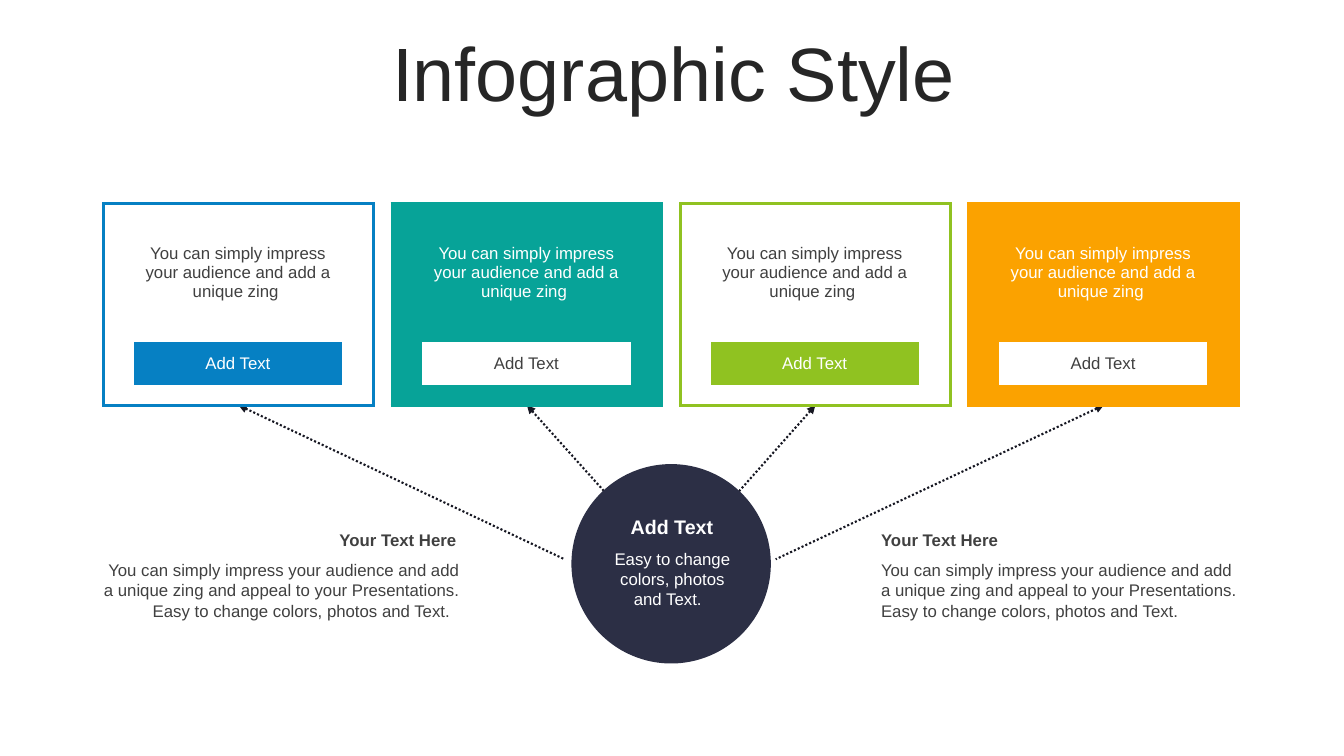
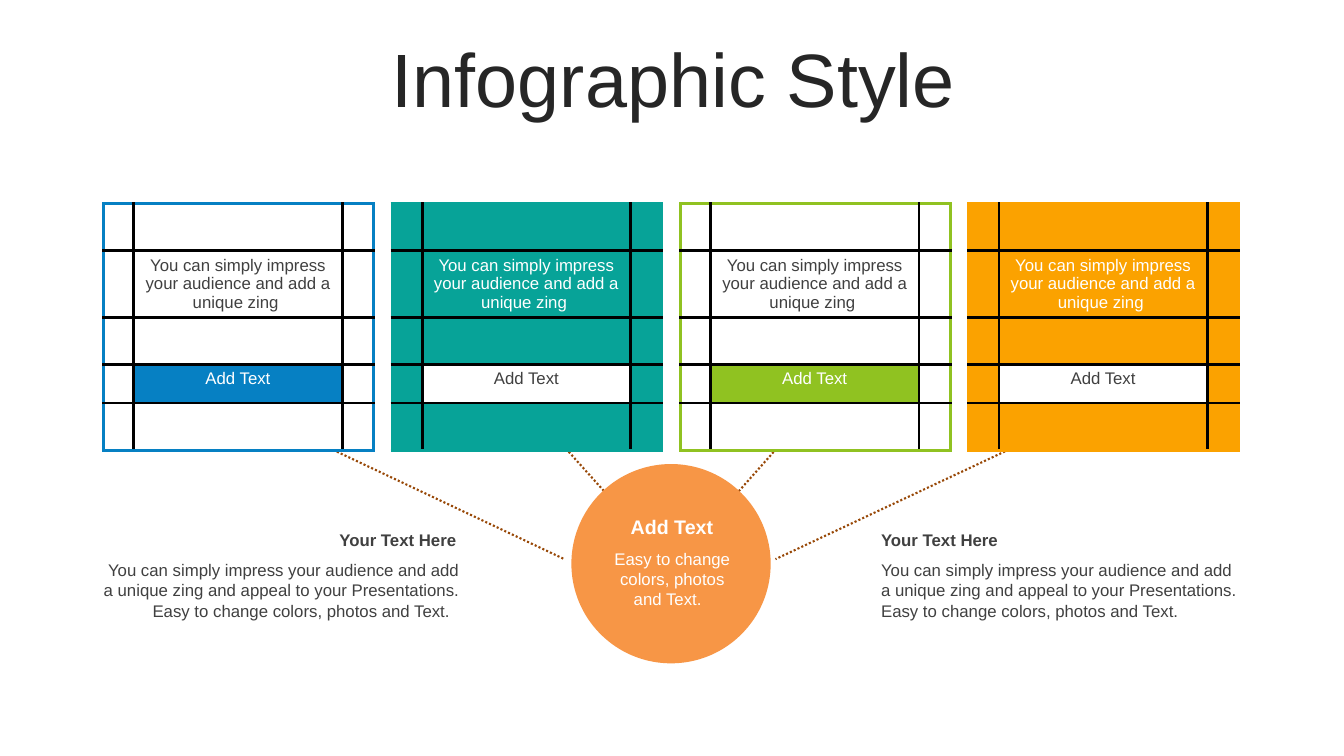
Before and after one commit to thanhlongvl/sportdemo, a slide deck: slide 34 of industry 4.0-Revolution-PowerPoint-Templates.pptx (slide 28 before the commit). Drawn at 1344x756 pixels with LibreOffice and Linux fonts; fonts in the diff are those of the drawing. Boxes give left, top, right and bottom in pixels: in the first picture for what was removed or moved away, otherwise in the second. Text is boxed around its words. In the diff, an @@ line names an element or a change of style, - is before the commit and + after.

```diff
--- a/industry 4.0-Revolution-PowerPoint-Templates.pptx
+++ b/industry 4.0-Revolution-PowerPoint-Templates.pptx
@@ text "Infographic Style" at (392, 52, 955, 121): line spacing 0.9 to 1; less space between paragraphs @@
@@ table at (104, 204, 374, 441) @@
@@ borders changed @@
@@ table at (392, 204, 662, 441) @@
@@ borders changed @@
@@ table at (681, 204, 951, 441) @@
@@ borders changed @@
@@ table at (969, 204, 1239, 441) @@
@@ borders changed @@
@@ arrow removed from (565, 560) to (239, 405) @@
@@ freeform shape added at (239, 405, 565, 560), outline #984807 1.5 pt @@
@@ arrow removed from (673, 567) to (527, 405) @@
@@ freeform shape added at (527, 405, 673, 567), outline #984807 1.5 pt @@
@@ arrow removed from (673, 567) to (816, 405) @@
@@ freeform shape added at (673, 405, 816, 567), outline #984807 1.5 pt @@
@@ freeform shape added at (775, 405, 1103, 560), outline #984807 1.5 pt @@
@@ arrow removed from (776, 560) to (1104, 405) @@
@@ ellipse at (572, 464, 771, 663): fill #2C2F45 to #F79646 @@
@@ text "Add Text" at (631, 520, 713, 534): less space between paragraphs @@
@@ text "Easy to change colors, photos ..." at (614, 553, 730, 605): less space between paragraphs @@
```
Also in this commit, not shown: 44 other slides changed, 11 slides added, 6 slides removed, 1 other file.
